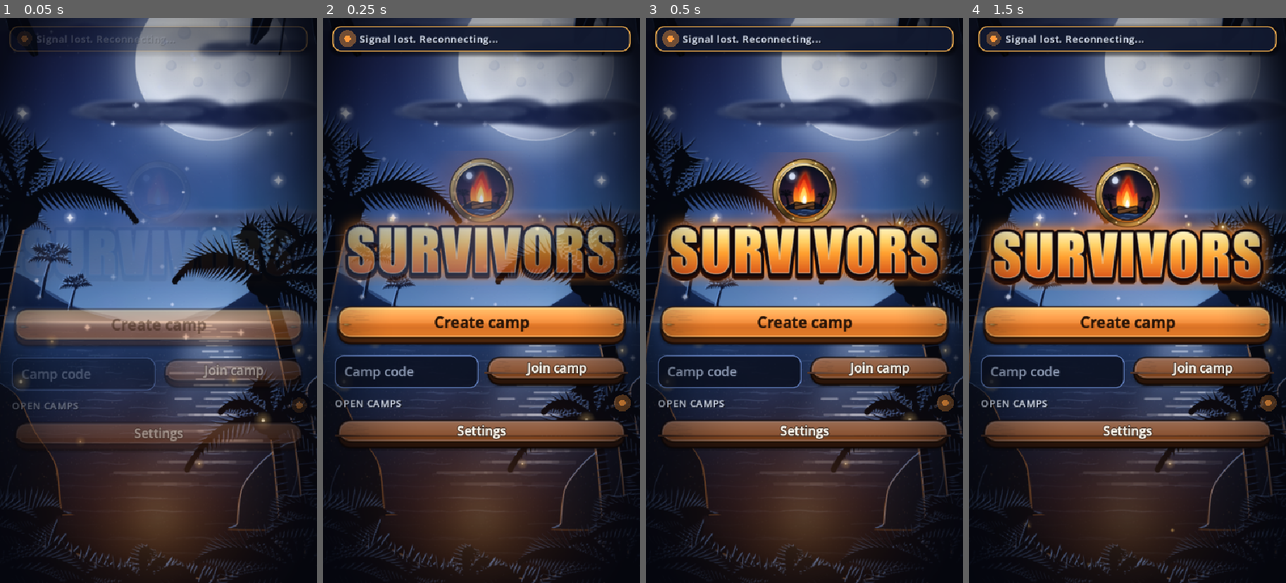
Above: before the commit, frames 1-4 (left to right).
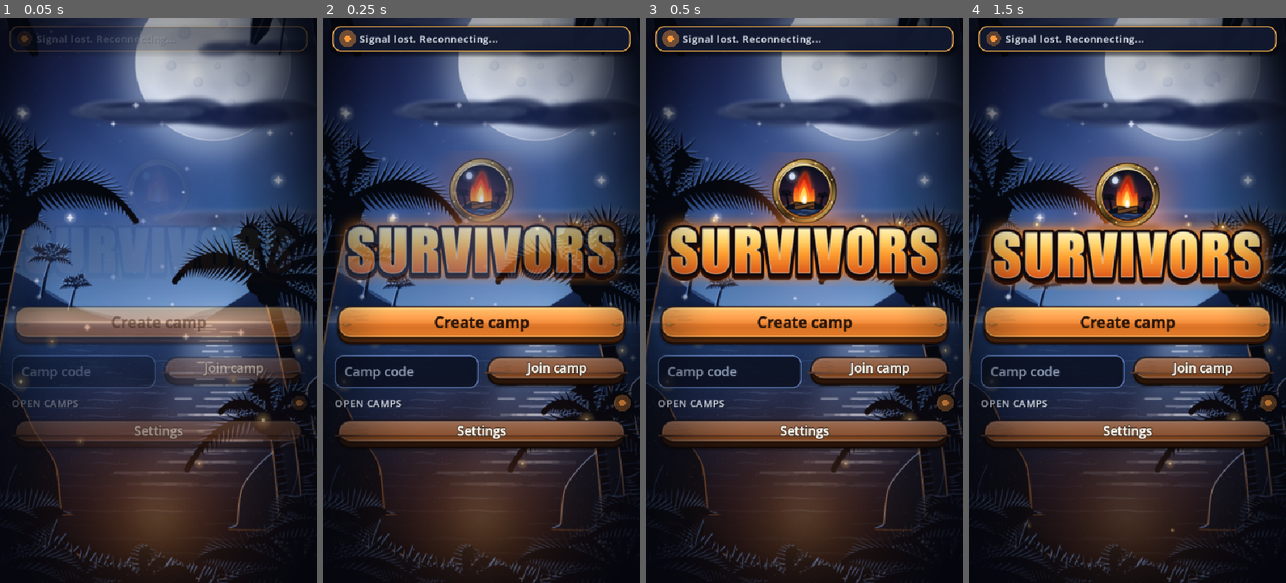
Above: after the commit, the same moments.

Repository: Corical/office-survivor
Game: Godot game, scene res://main.tscn
Same seed, same stepped clock (60 frames per second), same inputs: the game is played once before the commit and once after it.
Inputs:
- Up to frame 1 (0.05 s): no input
- Up to frame 2 (0.25 s): no input
- Up to frame 3 (0.5 s): no input
- Up to frame 4 (1.5 s): click "Create camp" at 0.5 s; click "Create camp" at 1.25 s

The runs differ from the first frame. In frame 1, 3.8% of the frame differs, in the area x 3-96%, y 51-77%; in frame 2, less than 0.1%; in frame 3, less than 0.1%; in frame 4, nothing differs.

Commit message:
🐛 fix: end podium is built from place groups (every player once at any tie, tests for all tie shapes); Radio lives in the dock; pages hide the scrollbar and show a scroll hint when there is more below
Co-Authored-By: Claude <noreply@anthropic.com>

Diff:
--- a/godot/screens/end_screen.gd
+++ b/godot/screens/end_screen.gd
@@ -110,46 +110,80 @@
 	return card
 
 
-## The top places as steps: face above, name, then the step with its number.
+## The places, grouped: everyone level on a place is ONE group (a three-way tie for second is one group of three), groups
+## in order of place. Public so a test can check that however the ties fall, every player is in exactly one group.
+## Each group is {"place": int, "members": [row index, ...]} with members in the server's order.
+func place_groups(m: Dictionary, ranks: Array) -> Array:
+	var by_place := {}
+	var places: Array = []
+	for i in m.rows.size():
+		var p: int = ranks[i]
+		if not by_place.has(p):
+			by_place[p] = []
+			places.append(p)
+		by_place[p].append(i)
+	places.sort()
+	return places.map(func(p): return {"place": p, "members": by_place[p]})
+
+
+## The podium: one step for each of the first three PLACES (not three players), so a tie never drops anyone and never shows a
+## place twice. Whoever stands level on a step stands on that step together; a lone player is shown large, a group as a short
+## list of faces and names. Anyone beyond the third place is in the ordered list below, once.
 func _podium(m: Dictionary, ranks: Array) -> HBoxContainer:
 	var row := Ui.hbox(10)
 	row.alignment = BoxContainer.ALIGNMENT_CENTER
 	row.set_meta("id", "podium")
-	var shown := mini(3, m.rows.size())
-	var by_place: Array = []                        # winners take the top steps; the server's order decides within each group
-	for i in m.rows.size():
-		if m.rows[i].is_winner:
-			by_place.append(i)
-	for i in m.rows.size():
-		if not m.rows[i].is_winner:
-			by_place.append(i)
-	for slot in PODIUM_ORDER:
-		if slot >= shown:
+	var groups := place_groups(m, ranks).slice(0, 3)
+	for tier in PODIUM_ORDER:
+		if tier >= groups.size():
 			continue
-		var r: Dictionary = m.rows[by_place[slot]]
+		var g: Dictionary = groups[tier]
+		var members: Array = g.members
 		var column := Ui.vbox(6)
 		column.size_flags_vertical = Control.SIZE_SHRINK_END
-		column.set_meta("id", "podium_" + r.alias)
-		if r.is_winner:
-			var crown := Themes.texture("crown")
-			if crown != null:
-				column.add_child(Ui.picture(crown, Vector2(0, 40)))
-		var place: int = int(ranks[by_place[slot]])          # steps are built from the place, so rows level on points stand level
-		var tier := clampi(place - 1, 0, 2)
-		var face := Ui.avatar(r.alias, _avatars)
-		if face != null:
-			column.add_child(Ui.picture(face, Vector2(0, 96 if tier == 0 else 76)))
-		var who := Ui.name_label(r.alias, "", "NameLabel")
-		who.horizontal_alignment = HORIZONTAL_ALIGNMENT_CENTER
-		column.add_child(who)
+		column.size_flags_stretch_ratio = 1.0 + 0.7 * float(members.size() - 1)
+		column.set_meta("id", "podium_place_%d" % g.place)
+		if members.size() == 1:
+			var r: Dictionary = m.rows[members[0]]
+			column.set_meta("id", "podium_" + r.alias)
+			if r.is_winner:
+				var crown := Themes.texture("crown")
+				if crown != null:
+					column.add_child(Ui.picture(crown, Vector2(0, 40)))
+			var face := Ui.avatar(r.alias, _avatars)
+			if face != null:
+				column.add_child(Ui.picture(face, Vector2(0, 96 if tier == 0 else 76)))
+			var who := Ui.name_label(r.alias, "podium_name_" + r.alias, "NameLabel")
+			who.horizontal_alignment = HORIZONTAL_ALIGNMENT_CENTER
+			column.add_child(who)
+		else:
+			for i in members:
+				column.add_child(_podium_member(m.rows[i]))
 		var step := Ui.card("PlinthFirst" if tier == 0 else "Plinth")
 		step.custom_minimum_size = Vector2(0, STEP_MIN_H[tier])
-		var rank := Ui.label(Words.render("ui.rank", {"n": ranks[by_place[slot]]}), "", "RankLabel")
+		var rank := Ui.label(Words.render("ui.rank", {"n": g.place}), "", "RankLabel")
 		rank.horizontal_alignment = HORIZONTAL_ALIGNMENT_CENTER
 		step.add_child(rank)
 		column.add_child(step)
 		row.add_child(column)
 	return row
+
+
+## One of several people on the same step: a small face, the name (fitted), a small crown if they won.
+func _podium_member(r: Dictionary) -> Control:
+	var line := Ui.hbox(8)
+	line.set_meta("id", "podium_" + r.alias)
+	var face := Ui.avatar(r.alias, _avatars)
+	if face != null:
+		line.add_child(Ui.picture(face, Vector2(44, 44)))
+	line.add_child(Ui.name_label(r.alias, "podium_name_" + r.alias, "NameLabel"))
+	if r.is_winner:
+		var crown := Themes.texture("crown")
+		if crown != null:
+			var c := Ui.picture(crown, Vector2(28, 22))
+			c.size_flags_horizontal = Control.SIZE_SHRINK_END
+			line.add_child(c)
+	return line
 
 
 ## One card per player, in the server's order: place, face, name, marks, and the numbers.
--- a/godot/screens/round_screen.gd
+++ b/godot/screens/round_screen.gd
@@ -71,7 +71,11 @@
 func _refresh_live() -> void:
 	var lc := Ui.find(self, "locked_count") as Label
 	if lc != null:
-		lc.text = Words.render("ui.locked_count", {"locked": _m.locked_count, "total": _m.seats_total})
+		var words := Words.render("ui.locked_count", {"locked": _m.locked_count, "total": _m.seats_total})
+		if lc is FitLabel:
+			(lc as FitLabel).set_fit_text(words)
+		else:
+			lc.text = words
 	if _lanterns != null:
 		Ui.set_lit(_lanterns, int(_m.locked_count))
 	_tick()
@@ -375,14 +379,20 @@
 func _dock(dock: VBoxContainer, open: bool) -> void:
 	var top := Ui.hbox(12)
 	top.alignment = BoxContainer.ALIGNMENT_CENTER
+	if _m.radio.available:
+		var radio := Ui.button(Words.render("ui.radio"), "radio_toggle", func():
+			_radio_open = not _radio_open
+			_radio_phrase = {}
+			_build(), not open, "", "radio")
+		radio.size_flags_horizontal = Control.SIZE_SHRINK_BEGIN
+		radio.custom_minimum_size = Vector2(0, 48)
+		top.add_child(radio)
 	_lanterns = Ui.lanterns(int(_m.seats_total), int(_m.locked_count), "lanterns")
 	if _lanterns != null:
 		_lanterns.size_flags_horizontal = Control.SIZE_SHRINK_CENTER
 		top.add_child(_lanterns)
-	var count := Ui.label(Words.render("ui.locked_count", {"locked": _m.locked_count, "total": _m.seats_total}), "locked_count",
-		"MutedLabel")
-	count.size_flags_horizontal = Control.SIZE_SHRINK_CENTER
-	count.autowrap_mode = TextServer.AUTOWRAP_OFF            # a shrunk, wrapping label collapses to one letter per line
+	var count := Ui.name_label(Words.render("ui.locked_count", {"locked": _m.locked_count, "total": _m.seats_total}),
+		"locked_count", "MutedLabel")
 	top.add_child(count)
 	dock.add_child(top)
 	var state: String = _m.lock.state
@@ -452,11 +462,7 @@
 	var s := Ui.vbox(8)
 	if not _m.radio.available:
 		return s
-	s.add_child(Ui.button(Words.render("ui.radio"), "radio_toggle", func():
-		_radio_open = not _radio_open
-		_radio_phrase = {}
-		_build(), not open, "", "radio"))
-	if _radio_open:
+	if _radio_open:                                    # (the Radio button itself lives in the dock, where it cannot be hidden)
 		var phrases := Ui.flow()
 		for ph in _m.radio.phrases:
 			phrases.add_child(Ui.button(Words.render(ph.key, {"a": "..."}), "phrase_" + ph.server_id,
--- /dev/null
+++ b/godot/screens/scroll_hint.gd
@@ -0,0 +1,49 @@
+class_name ScrollHint
+extends Control
+## "There is more below": a soft fade at the bottom edge of a scrolling page and a small chevron, shown only while there is
+## content below the view. It replaces the scrollbar (which is hidden so it can never take width and re-lay the page out when
+## it appears). It lets every tap through. Colours come from the theme by name.
+
+const FADE_H := 56.0
+const BAND := 10
+
+var _scroll: ScrollContainer
+var _more := false
+var _t := 0.0
+
+
+func setup(scroll: ScrollContainer) -> void:
+	_scroll = scroll
+	mouse_filter = Control.MOUSE_FILTER_IGNORE
+	set_anchors_and_offsets_preset(Control.PRESET_FULL_RECT)
+
+
+func _process(delta: float) -> void:
+	if _scroll == null or not is_instance_valid(_scroll):
+		return
+	var bar := _scroll.get_v_scroll_bar()
+	var more := bar.max_value - bar.page - bar.value > 8.0
+	if more != _more:
+		_more = more
+		queue_redraw()
+	if _more and not Themes.reduced_motion:
+		_t += delta
+		queue_redraw()
+
+
+## True while a page has content below what is showing (for tests).
+func shows_more() -> bool:
+	return _more
+
+
+func _draw() -> void:
+	if not _more:
+		return
+	var band_h := FADE_H / float(BAND)
+	for i in BAND:
+		var k := float(i + 1) / float(BAND)
+		draw_rect(Rect2(0.0, size.y - FADE_H + float(i) * band_h, size.x, band_h + 1.0), Themes.color_a("ink", 0.72 * k * k))
+	var bob := 0.0 if Themes.reduced_motion else sin(_t * 3.2) * 2.5
+	var c := Vector2(size.x * 0.5, size.y - 16.0 + bob)
+	var col := Themes.color_a("gold", 0.95)
+	draw_polyline(PackedVector2Array([c + Vector2(-11, -6), c + Vector2(0, 5), c + Vector2(11, -6)]), col, 4.0, true)
--- a/godot/screens/ui.gd
+++ b/godot/screens/ui.gd
@@ -135,9 +135,7 @@
 static func page(owner_control: Control) -> VBoxContainer:
 	owner_control.set_anchors_and_offsets_preset(Control.PRESET_FULL_RECT)
 	var margin := _margin(owner_control)
-	var scroll := ScrollContainer.new()
-	scroll.horizontal_scroll_mode = ScrollContainer.SCROLL_MODE_DISABLED
-	margin.add_child(scroll)
+	var scroll := _scroller(margin)
 	var col := vbox(12)
 	scroll.add_child(col)
 	return col
@@ -156,9 +154,7 @@
 	for side in ["left", "right", "top", "bottom"]:
 		margin.add_theme_constant_override("margin_" + side, 16 if side != "bottom" else 4)
 	root.add_child(margin)
-	var scroll := ScrollContainer.new()
-	scroll.horizontal_scroll_mode = ScrollContainer.SCROLL_MODE_DISABLED
-	margin.add_child(scroll)
+	var scroll := _scroller(margin)
 	var col := vbox(12)
 	scroll.add_child(col)
 	var dock := card("Dock")
@@ -167,6 +163,19 @@
 	var dock_col := vbox(8)
 	dock.add_child(dock_col)
 	return {"col": col, "dock": dock_col}
+
+
+## A page's scroller: vertical only, with no visible scrollbar (a bar that appears takes width and moves the whole page), and a
+## ScrollHint over it that says when there is more below.
+static func _scroller(margin: Control) -> ScrollContainer:
+	var scroll := ScrollContainer.new()
+	scroll.horizontal_scroll_mode = ScrollContainer.SCROLL_MODE_DISABLED
+	scroll.vertical_scroll_mode = ScrollContainer.SCROLL_MODE_SHOW_NEVER
+	margin.add_child(scroll)
+	var hint := ScrollHint.new()
+	margin.add_child(hint)
+	hint.setup(scroll)
+	return scroll
 
 
 static func _margin(owner_control: Control) -> MarginContainer:
--- /dev/null
+++ b/godot/tests/test_end_ties.gd
@@ -0,0 +1,128 @@
+extends BaseTest
+## However the scores tie, every player is on the podium exactly once or (past the third place) in the ordered list, no place
+## is shown twice as separate steps, and the list shows every player once, best place first. The stranger pass found a
+## three-way tie for second showing two "#2" steps and dropping a player.
+
+const NAMES := ["QuietBadger", "IronSpatula", "LuckyLantern", "SoggyBiscuit", "WobblyTable", "SaltyPretzel"]
+
+var _mounted: Array = []
+
+
+func teardown() -> void:
+	super.teardown()
+	for c in _mounted:
+		if is_instance_valid(c):
+			c.free()
+	_mounted.clear()
+
+
+func _end(scores: Array) -> Control:
+	Themes.use("placeholder")
+	in_round(10)
+	var rows := []
+	var best := 0
+	for s in scores:
+		best = maxi(best, int(s))
+	var winners := []
+	for i in scores.size():
+		rows.append({"alias": NAMES[i], "score": scores[i], "rations": 3, "seat": false, "goal_done": false, "stole": 0,
+			"times_robbed": 0, "gave_away": 0})
+		if int(scores[i]) == best:
+			winners.append(NAMES[i])
+	fake.server_send({"t": "end", "extracted": [], "winners": winners, "results": rows})
+	var s := EndScreen.new()
+	add_child(s)
+	_mounted.append(s)
+	return s
+
+
+func _count_in(node: Node, who: String) -> int:
+	var n := 0
+	for t in Ui.texts(node):
+		if t == who:
+			n += 1
+	return n
+
+
+func _check_shape(label: String, scores: Array, want_steps: int, want_places: Array) -> void:
+	var s := _end(scores)
+	var podium := Ui.find(s, "podium")
+	check(podium != null, label + ": there is a podium")
+	var board := Ui.find(s, "results")
+	var distinct := {}
+	var ranks_seen: Array = []
+	for t in Ui.texts(podium):
+		if t.begins_with("#"):
+			ranks_seen.append(t)
+	eq(podium.get_child_count(), want_steps, label + ": steps on the podium")
+	eq(ranks_seen, want_places, label + ": the places on the steps, each once, in the podium's own order")
+	var top_places := {}
+	for p in ranks_seen:
+		distinct[p] = true
+	eq(distinct.size(), ranks_seen.size(), label + ": no place appears on two steps")
+	for i in scores.size():
+		var on_podium := _count_in(podium, NAMES[i])
+		var in_list := _count_in(board, NAMES[i])
+		eq(in_list, 1, "%s: %s is in the list exactly once" % [label, NAMES[i]])
+		check(on_podium <= 1, "%s: %s is on the podium at most once (%d)" % [label, NAMES[i], on_podium])
+	# the list is in the server's order, which is best place first
+	var order: Array = Ui.find_all(s, "row_").map(func(l): return l.text)
+	eq(order, NAMES.slice(0, scores.size()), label + ": the list is ordered")
+	check(_find_hint(s) != null, label + ": the page can say there is more below")
+
+
+func _find_hint(n: Node) -> Node:
+	if n is ScrollHint:
+		return n
+	for c in n.get_children():
+		var h := _find_hint(c)
+		if h != null:
+			return h
+	return null
+
+
+func test_no_tie() -> void:
+	_check_shape("no tie", [6, 5, 3, 1], 3, ["#2", "#1", "#3"])
+
+
+func test_three_way_tie_for_second() -> void:
+	_check_shape("3-way at #2", [5, 3, 3, 3], 2, ["#2", "#1"])
+	var s := _end([5, 3, 3, 3])
+	var podium := Ui.find(s, "podium")
+	for who in ["IronSpatula", "LuckyLantern", "SoggyBiscuit", "QuietBadger"]:
+		eq(_count_in(podium, who), 1, who + " is on the podium once")
+
+
+func test_two_way_tie_for_second() -> void:
+	_check_shape("2-way at #2", [5, 3, 3, 1], 3, ["#2", "#1", "#4"])
+
+
+func test_first_and_second_tie() -> void:
+	_check_shape("1st and 2nd tie", [5, 5, 3, 1], 3, ["#3", "#1", "#4"])
+
+
+func test_two_way_tie_for_first() -> void:
+	_check_shape("2-way at #1", [4, 4, 2, 1], 3, ["#3", "#1", "#4"])
+
+
+func test_four_way_tie() -> void:
+	_check_shape("4-way tie", [4, 4, 4, 4], 1, ["#1"])
+	var podium := Ui.find(_end([4, 4, 4, 4]), "podium")
+	for who in NAMES.slice(0, 4):
+		eq(_count_in(podium, who), 1, who + " is on the podium once")
+
+
+func test_two_players_level() -> void:
+	_check_shape("2 level", [3, 3], 1, ["#1"])
+
+
+func test_one_player() -> void:
+	_check_shape("1 player", [3], 1, ["#1"])
+
+
+func test_more_players_than_steps_the_rest_are_in_the_list_only() -> void:
+	var s := _end([9, 7, 5, 3, 2, 1])
+	var podium := Ui.find(s, "podium")
+	for who in NAMES.slice(3, 6):
+		eq(_count_in(podium, who), 0, who + " is past the third place: not on the podium")
+		eq(_count_in(Ui.find(s, "results"), who), 1, who + " is in the list once")
Not shown, added: godot/screens/scroll_hint.gd.uid
Not shown, added: godot/tests/test_end_ties.gd.uid
